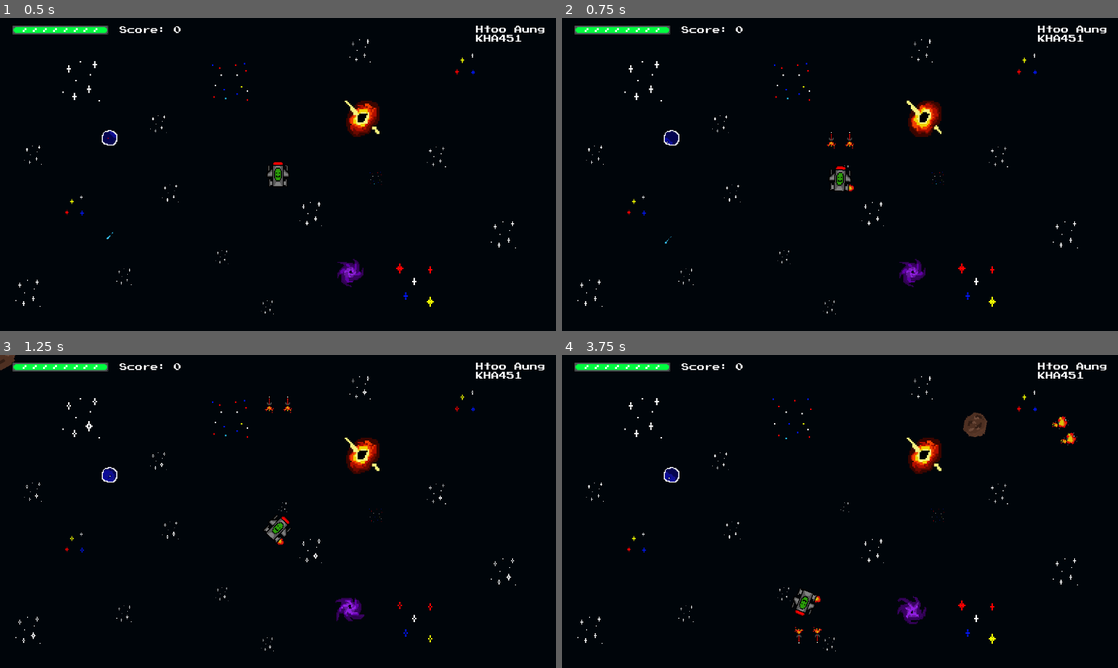
Above: before the commit, frames 1-4 (two rows, left to right).
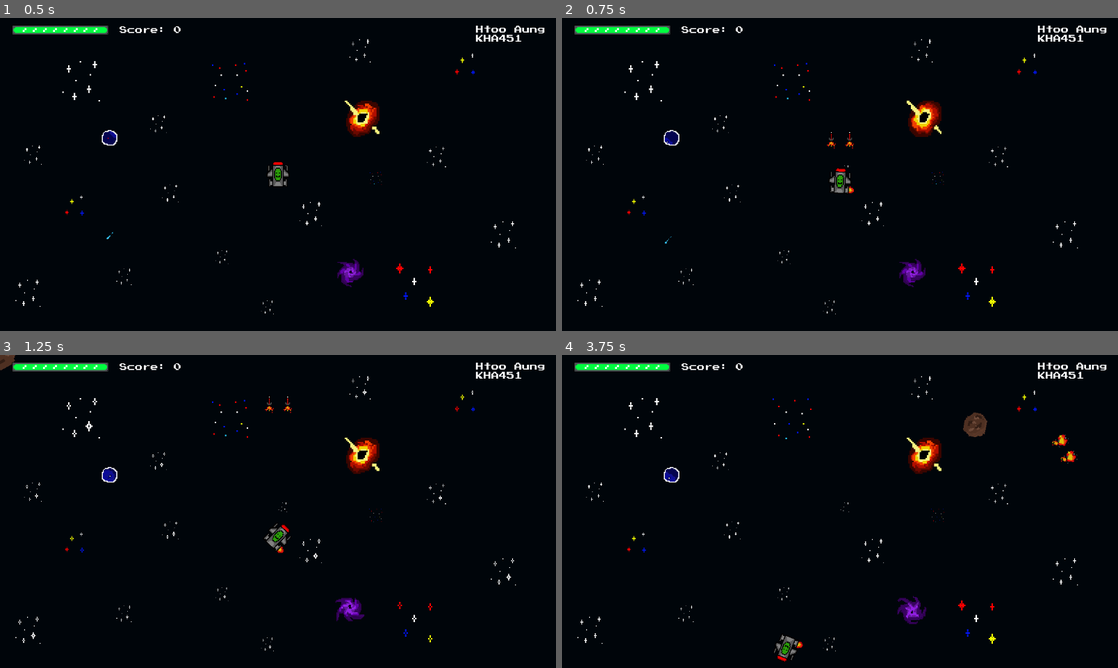
Above: after the commit, the same moments.

Repository: htoo-aung/Asteroids
Game: Godot game, scene res://scenes/main.tscn
Same seed, same stepped clock (60 frames per second), same inputs: the game is played once before the commit and once after it.
Inputs:
- Up to frame 1 (0.5 s): no input
- Up to frame 2 (0.75 s): hold D (rotate_right) from 0.53 s (still down); hold Space (shoot) from 0.53 s (still down)
- Up to frame 3 (1.25 s): keep holding D (rotate_right); keep holding Space (shoot)
- Up to frame 4 (3.75 s): release D (rotate_right) at 1.28 s; release Space (shoot) at 1.28 s; hold A (rotate_left) 1.28-2.03 s; tap Space (shoot) at 1.35, 2.85 s; hold Space (shoot) 2.03-2.78 s; hold D (rotate_right) 2.03-3.53 s; hold A (rotate_left) from 3.53 s (still down); hold Space (shoot) from 3.53 s (still down)

Frame 1 is identical in both runs. In frame 2, 0.2% of the frame differs, in the area x 48-53%, y 47-56%; in frame 3, 0.3%; in frame 4, 0.7%, in the area x 38-93%, y 19-98%.

Commit message:
ship now bounces off asteroids

Diff:
--- a/scripts/asteroid.gd
+++ b/scripts/asteroid.gd
@@ -44,8 +44,10 @@
 
 
 func _on_area_2d_body_entered(body: Node2D) -> void:
+	var collision_normal = (body.global_position - global_position).normalized()
 	body.is_damaged = true
 	body.damage_taken()
+	body.apply_central_impulse(collision_normal * 100.0)
 	print("hit")
 
 func start_lifetime():
--- a/scripts/player.gd
+++ b/scripts/player.gd
@@ -7,7 +7,7 @@
 
 var health := 100.0
 var rotate_speed := 2000.0
-var recoil_force := 50.0
+var recoil_force := 75.0
 var can_shoot = true
 var is_warp = false
 var is_damaged = false
